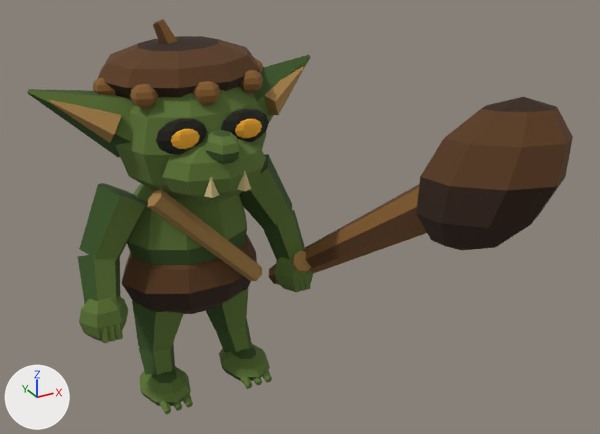
Two versions of the FBX model Assets/_Duskborn/Art/Models/Bramblekin/Bramblekin.fbx, one commit apart.
The view is the same before and after, from a 50 mm lens placed at (-1.13, -3.01, 2.18), pointed at (0.27, -0.46, 0.9). Arrows for +X, +Y and +Z are at lower left; the lights stay in place. The older version comes first.

The first picture shows 'Arm.L', 'Arm.R', 'Body', 'Foot.L', 'Foot.R', 'Head', 'Leg.L', 'Leg.R', 'Shin.L', 'Shin.R'.
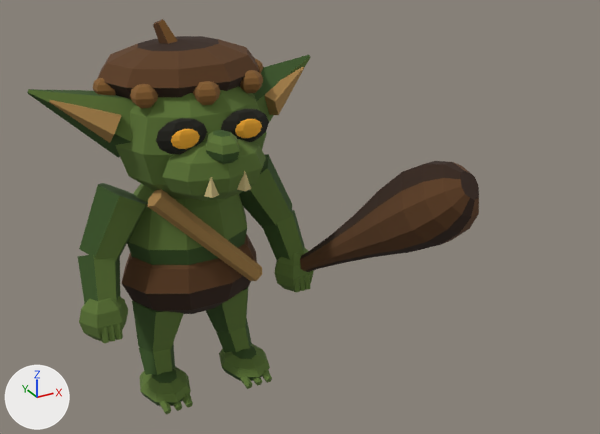
The change, as a list of edits to the scene's bpy script:
```text
Change me_bk_clubarm_002:
    used by ob_arm_r; location = (0.26, 0.0, 0.94)
    remove me_bk_clubarm_002.from_pydata(...)  # 170 vertices, 148 faces; spans x -0.09..0.691, y -1.206..0.099, z -0.594..0.494
    add me_bk_clubarm_002.from_pydata(...)  # 86 vertices, 73 faces; spans x -0.09..0.27, y -0.214..0.099, z -0.555..0.057
    me_bk_clubarm_002 part 1: the loose piece of 42 vertices spanning x 0.302..0.679, y -1.206..-0.72, z -0.083..0.494 is deleted
    me_bk_clubarm_002 part 2: the loose piece of 16 vertices spanning x 0.119..0.621, y -1.088..0.068, z -0.594..0.333 is deleted
    me_bk_clubarm_002 part 3: the loose piece of 16 vertices spanning x 0.123..0.217, y -0.228..-0.054, z -0.504..-0.342 is deleted
    other edits to the shape of me_bk_clubarm_002 do not show in these pictures
Add me_bk_crudeclub:
    me_bk_crudeclub.from_pydata(...)  # 132 vertices, 122 faces; spans x -0.049..0.388, y -0.804..0.089, z -0.075..0.668
    me_bk_crudeclub.materials.append(mat_bk_palette_matte)  # picture img_bk_palette_png
Add ob_club:
    ob_club = bpy.data.objects.new('Club', me_bk_crudeclub)
    ob_club.location = (0.43, -0.12, 0.49)
```

Location of each change, [x1, y1, x2, y2] in pixels of the pictures (600 x 434 px):
'Arm.R', reshaped: before [239, 97, 573, 292]; after [239, 154, 314, 292]
'Club', added (brown): after [300, 161, 479, 272]
part 1 of me_bk_clubarm_002, deleted (brown): before [416, 97, 573, 250]
part 2 of me_bk_clubarm_002, deleted (brown): before [269, 185, 427, 285]
part 3 of me_bk_clubarm_002, deleted: before [292, 251, 311, 273]
